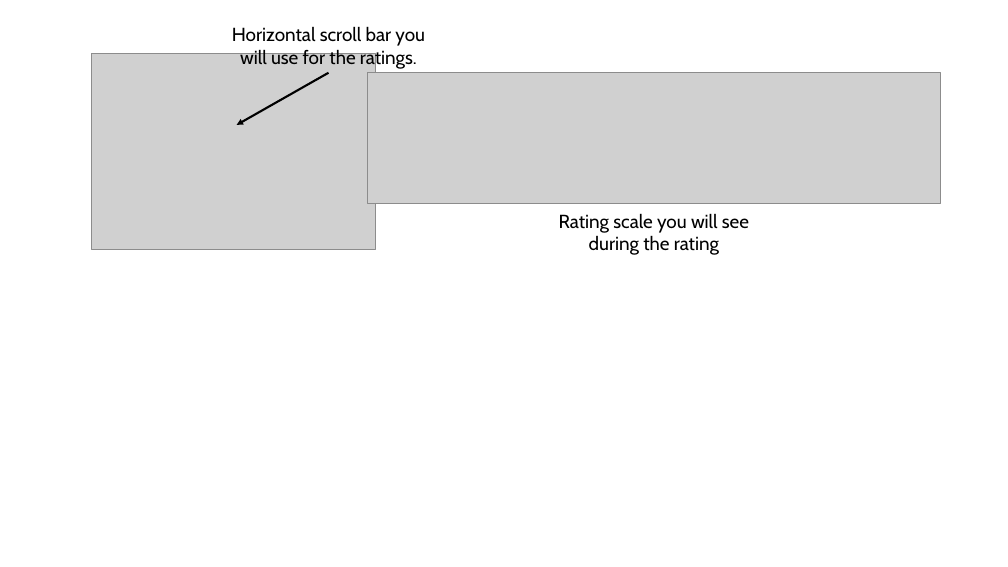
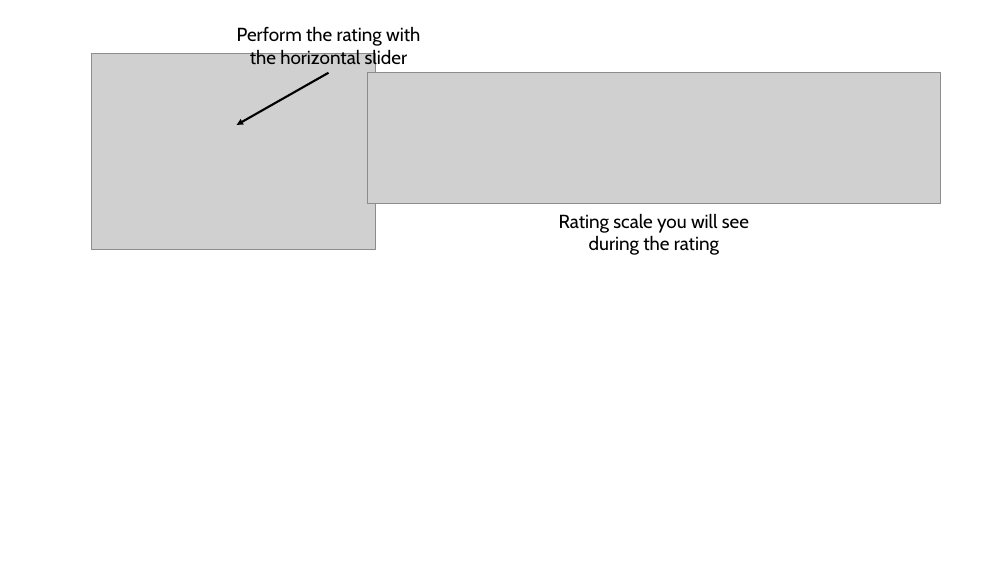
Before and after one commit to LabBench-Society/Protocols, a slide deck: slide 2 of docs/alloknesisDemo/Illustrations.pptx. Drawn at 1008x567 pixels with LibreOffice and Linux fonts; fonts in the diff are those of the drawing; grey boxes stand for pictures. Boxes give left, top, right and bottom in pixels: in the first picture for what was removed or moved away, otherwise in the second. Text is boxed around its words. In the diff, an @@ line names an element or a change of style, - is before the commit and + after.

```diff
--- a/docs/alloknesisDemo/Illustrations.pptx
+++ b/docs/alloknesisDemo/Illustrations.pptx
@@ text at [237, 26, 420, 69]: text changed @@
-Horizontal scroll bar you will use for the ratings.
+Perform the rating with the horizontal slider
```
Also in this commit, not shown: 2 other slides changed, 10 other files.
